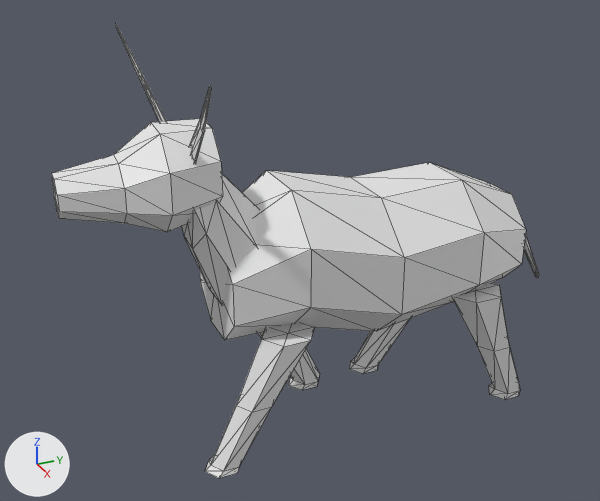
A saved change to the OBJ model data/animals/boi/walk/6.obj.
Before and after are seen from a camera (50 mm lens) standing at (2.54, -1.41, 2.0) and looking at (-0.05, -0.24, 0.71). The lights are fixed; the arrows at lower left show +X, +Y and +Z. The older version comes first. Mesh edges are drawn as thin lines. Where no turn or scale is listed for an object, it has been applied to the vertices.

The first picture shows 'boi_walk_6'.
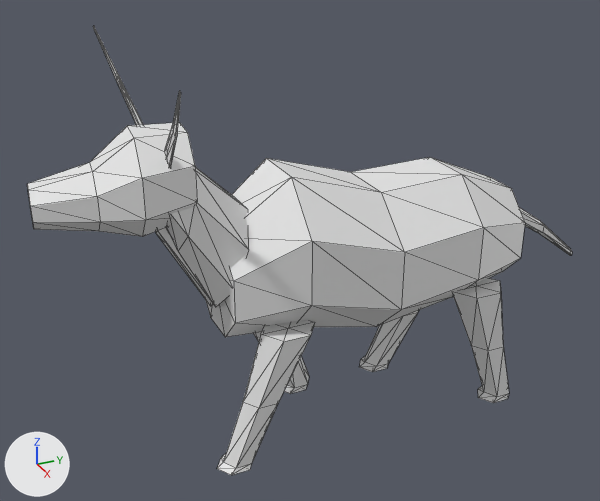
What differs and where, as boxes (x1, y1, x2, y2) in the pictures (600 x 501 px; the box of a moved part takes in the faces that stretch with it):
'boi_walk_6', reshaped (12% wider)
    before: (52, 24, 539, 478)
    after: (27, 26, 572, 475)
part 1 of me_boi_walk_6, moved or reshaped
    before: (258, 332, 320, 390)
    after: (253, 332, 309, 394)
part 2 of me_boi_walk_6, moved or reshaped
    before: (205, 323, 315, 478)
    after: (217, 320, 315, 475)
part 3 of me_boi_walk_6, moved or reshaped
    before: (350, 319, 410, 374)
    after: (359, 310, 419, 372)
part 4 of me_boi_walk_6, moved or reshaped
    before: (52, 119, 223, 232)
    after: (27, 123, 197, 237)
part 5 of me_boi_walk_6, moved or reshaped
    before: (116, 24, 166, 122)
    after: (93, 26, 143, 125)
part 6 of me_boi_walk_6, moved or reshaped
    before: (189, 86, 211, 165)
    after: (165, 91, 181, 169)
part 7 of me_boi_walk_6, rebuilt (8% wider, 7% taller)
    before: (182, 174, 258, 305)
    after: (167, 167, 249, 307)
part 8 of me_boi_walk_6, added
    after: (519, 207, 572, 255)
part 9 of me_boi_walk_6, moved or reshaped
    before: (200, 162, 539, 400)
    after: (156, 157, 525, 403)

What changed in the scene script:
```text
Change me_boi_walk_6:
    used by ob_boi_walk_6; location = (0.0, 0.0, 0.0)
    remove me_boi_walk_6.from_pydata(...)  # 266 vertices, 492 faces; spans x -0.55..0.53, y -1.1..0.93, z 0.0..1.5
    add me_boi_walk_6.from_pydata(...)  # 278 vertices, 512 faces; spans x -0.55..0.53, y -1.19..0.97, z 0.0..1.5
    me_boi_walk_6 part 1: the loose piece of 26 vertices spanning x -0.27..-0.11, y -0.5..-0.09, z 0.02..0.52 is turned -5.4 degrees about the x axis through its middle, then moved by (0.0, -0.03, 0.01)
    me_boi_walk_6 part 2: the loose piece of 26 vertices spanning x 0.11..0.27, y -0.73..-0.29, z 0.02..0.52 is turned 5.2 degrees about the x axis through its middle, then moved by (0.0, 0.02, 0.01)
    me_boi_walk_6 part 3: the loose piece of 26 vertices spanning x -0.28..-0.11, y 0.06..0.51, z 0.02..0.52 is turned 5.4 degrees about the x axis through its middle, then moved by (0.0, 0.03, 0.01)
    me_boi_walk_6 part 4: the loose piece of 34 vertices spanning x -0.19..0.16, y -1.1..-0.59, z 0.92..1.25 is multiplied about its middle by the matrix ((0.999, 0.04, -0.004), (-0.04, 0.998, -0.044), (0.002, 0.044, 0.999)), then moved by (-0.01, -0.08, -0.01)
    me_boi_walk_6 part 5: the loose piece of 20 vertices spanning x -0.55..-0.11, y -0.75..-0.69, z 1.16..1.5 is moved by (0.0, -0.08, 0.0)
    me_boi_walk_6 part 6: the loose piece of 20 vertices spanning x 0.09..0.53, y -0.75..-0.69, z 1.16..1.5 is moved by (0.0, -0.08, 0.0)
    me_boi_walk_6 part 7: the loose piece of 26 vertices spanning x -0.16..0.16, y -0.7..-0.45, z 0.61..1.24 is rebuilt with 26 vertices and now spans x -0.16..0.17, y -0.79..-0.49, z 0.61..1.23
    me_boi_walk_6 part 8: a new loose piece of 20 vertices spanning x -0.04..0.08, y 0.62..0.97, z 0.51..0.81
    me_boi_walk_6 part 9
    85 vertices are removed from x -0.3..0.3, y -0.6..0.93, z 0.0..1.02
    164 faces are deleted
    3 vertices move within x -0.11..0.24, y -0.35..0.58, z 0.02..0.49
    77 vertices are added at x -0.3..0.3, y -0.79..0.62, z 0.0..1.07
    148 new faces join them
```
